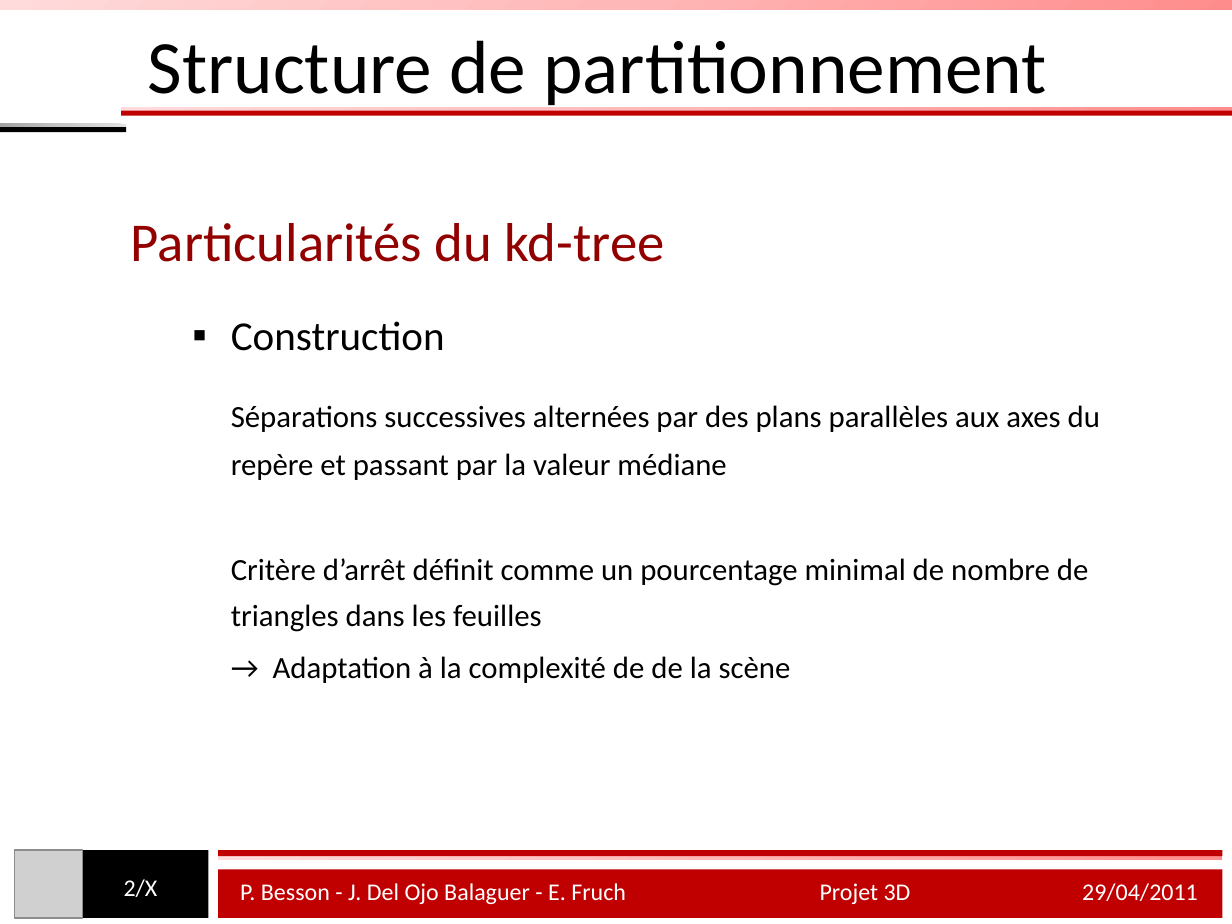
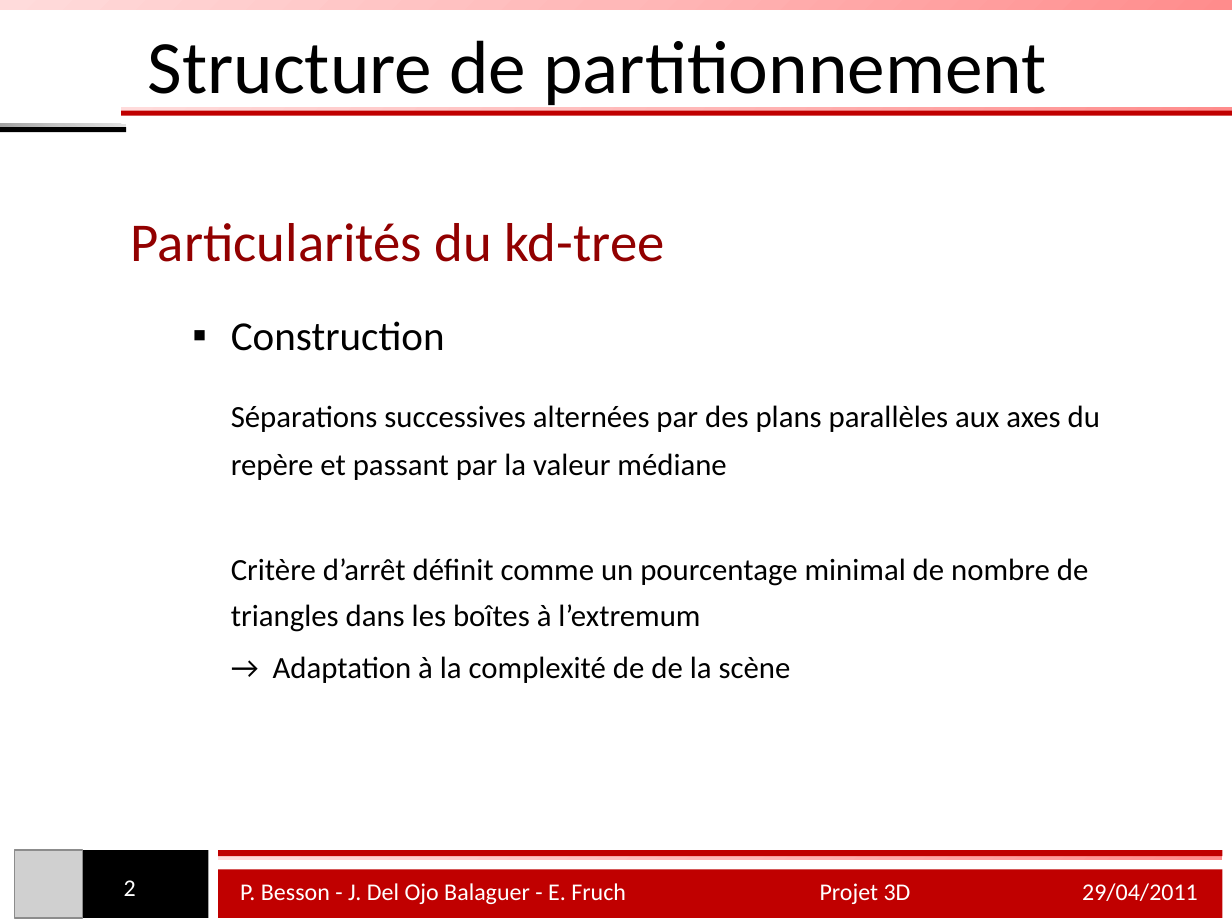
Before and after one commit to pierr/Projet3D, a slide deck: slide 2 of raymini/Presentation.pptx. Drawn at 1232x924 pixels with LibreOffice and Linux fonts; fonts in the diff are those of the drawing; grey boxes stand for pictures. Boxes give left, top, right and bottom in pixels: in the first picture for what was removed or moved away, otherwise in the second. Text is boxed around its words. In the diff, an @@ line names an element or a change of style, - is before the commit and + after.

```diff
--- a/raymini/Presentation.pptx
+++ b/raymini/Presentation.pptx
@@ text at box(231, 558, 1088, 632): text changed @@
-  Critère d’arrêt définit comme un pourcentage minimal de nombre de triangles dans les feuilles
+  Critère d’arrêt définit comme un pourcentage minimal de nombre de triangles dans les boîtes à l’extremum
@@ page number at box(124, 880, 136, 896): text changed @@
-2/X
+2
```
Also in this commit, not shown: 6 other slides changed, 3 slides removed.
